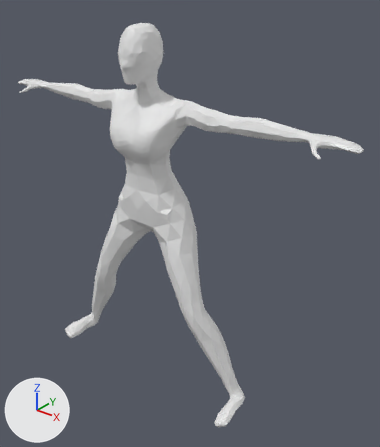
The FBX model Assets/Meshes/Players/sophie-2.0.fbx: old version first, new version second.
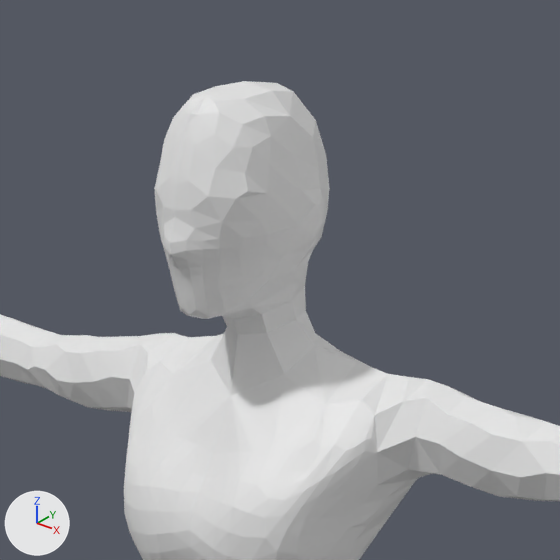
Each version appears first whole from a 50 mm camera at (1.43, -1.51, 1.798) aimed at (0.142, 0.1, 0.8), and next in a close-up on the part from 20% to 59% of the width and 0% to 33% of the height. Arrows for +X, +Y and +Z are at lower left; the lights stay in place. Where no turn or scale is listed for an object, it has been applied to the vertices.

The first close-up shows 'Body'.
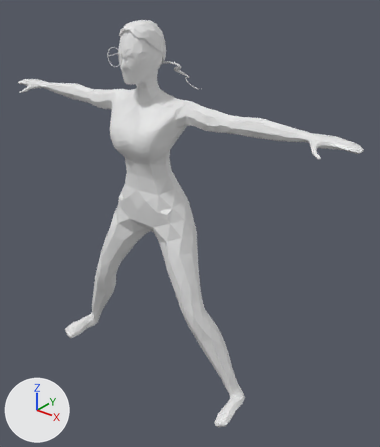
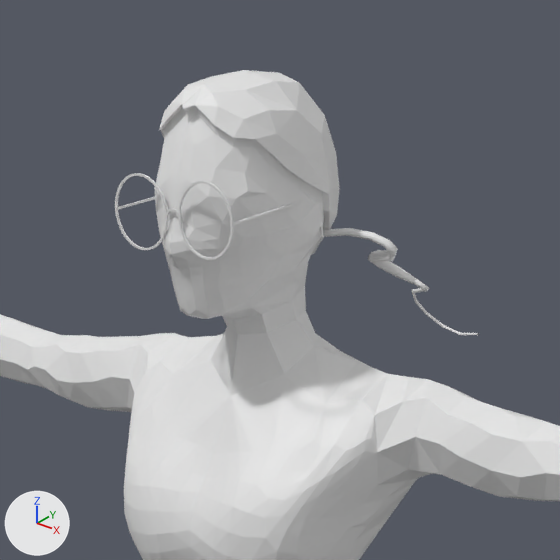
Commit message: Adds hair strand with cloth sim to sophie 2.0

Pixel boxes (x1, y1, x2, y2) of what changed, in the close-ups (560 x 560 px):
```json
{"object": "Hair", "change": "added", "after": [159, 70, 340, 255]}
{"object": "HirStrand", "change": "added", "after": [323, 228, 479, 335]}
{"object": "Glasses", "change": "added", "after": [115, 173, 324, 260]}
```

Edits to the scene script, one JSON object a line:
```json
{"op": "add", "block": "me_mesh_001", "code": ["me_mesh_001 = bpy.data.meshes.new('Mesh.001')", "me_mesh_001.from_pydata(...)  # 180 vertices, 304 faces; spans x -0.083..0.083, y -0.092..0.086, z 1.431..1.627"]}
{"op": "add", "block": "me_circle_001", "code": ["me_circle_001 = bpy.data.meshes.new('Circle.001')", "me_circle_001.from_pydata(...)  # 1662 vertices, 1686 faces; spans x -0.078..0.078, y -0.114..0.016, z 1.468..1.539"]}
{"op": "add", "block": "me_beziercurve", "code": ["me_beziercurve = bpy.data.meshes.new('BezierCurve')", "me_beziercurve.from_pydata(...)  # 190 vertices, 180 faces; spans x 0.055..0.1841, y 0.039..0.1412, z -0.1724..-0.0634"]}
{"op": "add", "block": "ob_hair", "code": ["ob_hair = bpy.data.objects.new('Hair', me_mesh_001)", "ob_hair.location = (0.0, 0.0, 0.0)"]}
{"op": "add", "block": "ob_glasses", "code": ["ob_glasses = bpy.data.objects.new('Glasses', me_circle_001)", "ob_glasses.location = (0.0, 0.0, 0.0)"]}
{"op": "add", "block": "ob_hirstrand", "code": ["ob_hirstrand = bpy.data.objects.new('HirStrand', me_beziercurve)", "ob_hirstrand.location = (0.0, -0.008, 1.546)"]}
```
